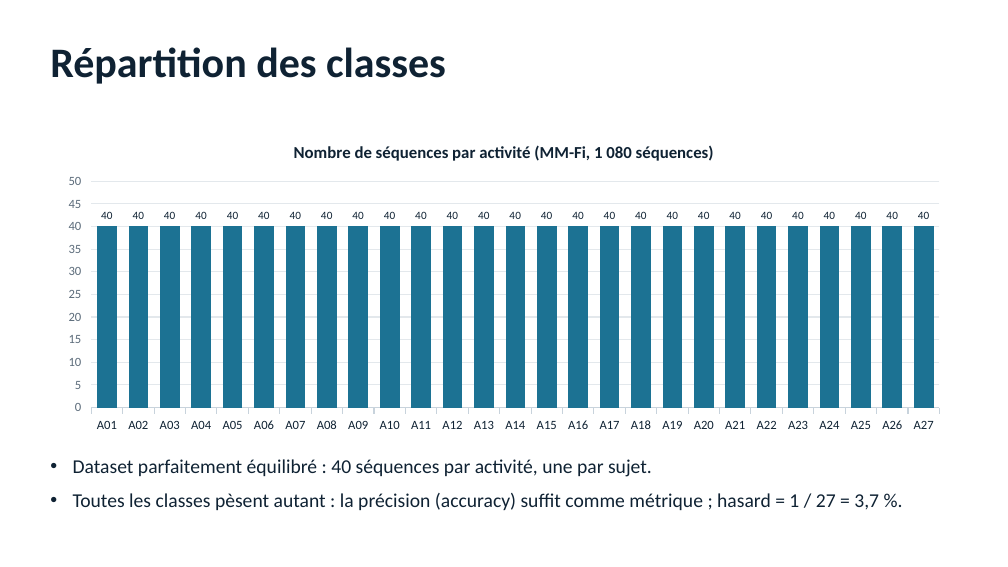
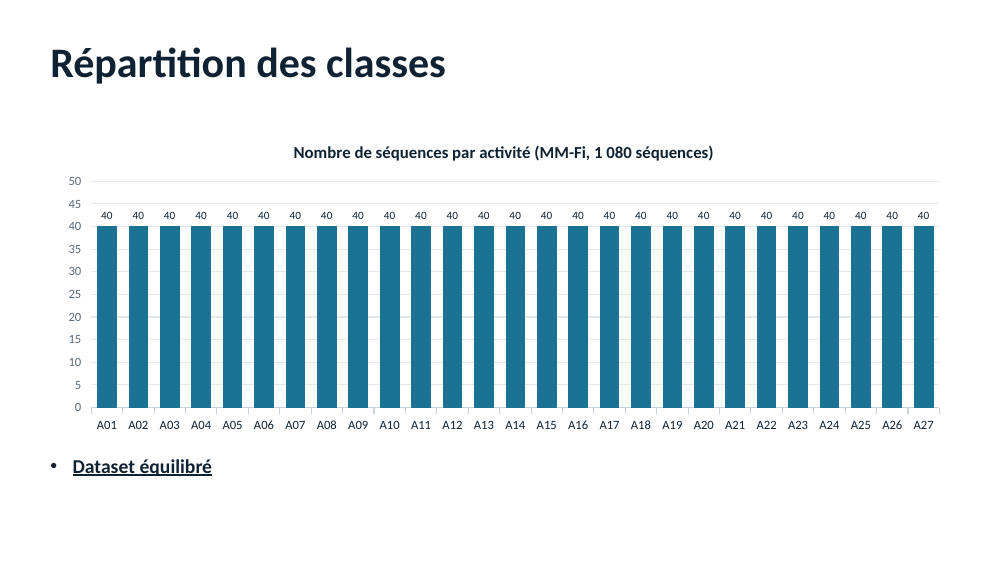
Before and after one commit to KazuWaii/LIARA_2026_internship, a slide deck: slide 4 of Tracking/mois/3-septembre/presentation_mmfi_fr.pptx. Drawn at 1008x567 pixels with LibreOffice and Linux fonts; fonts in the diff are those of the drawing. Boxes give left, top, right and bottom in pixels: in the first picture for what was removed or moved away, otherwise in the second. Text is boxed around its words. In the diff, an @@ line names an element or a change of style, - is before the commit and + after.

```diff
--- a/Tracking/mois/3-septembre/presentation_mmfi_fr.pptx
+++ b/Tracking/mois/3-septembre/presentation_mmfi_fr.pptx
@@ text at (73, 459, 213, 476): text changed; bold on @@
-• Dataset parfaitement équilibré : 40 séquences par activité, une par sujet.
-• Toutes les classes pèsent autant : la précision (accuracy) suffit comme métrique ; hasard = 1 / 27 = 3,7 %.
+• Dataset équilibré
```
Also in this commit, not shown: 3 other slides changed, 2 slides added, 1 slide removed.
